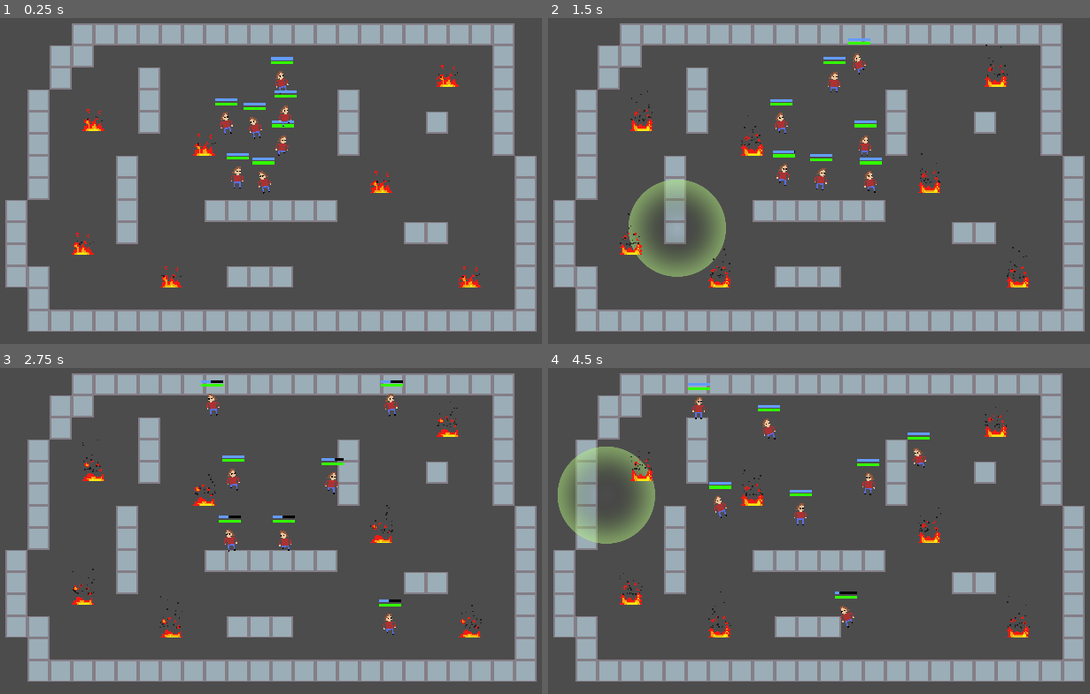
Above: before the commit, frames 1-4 (two rows, left to right).
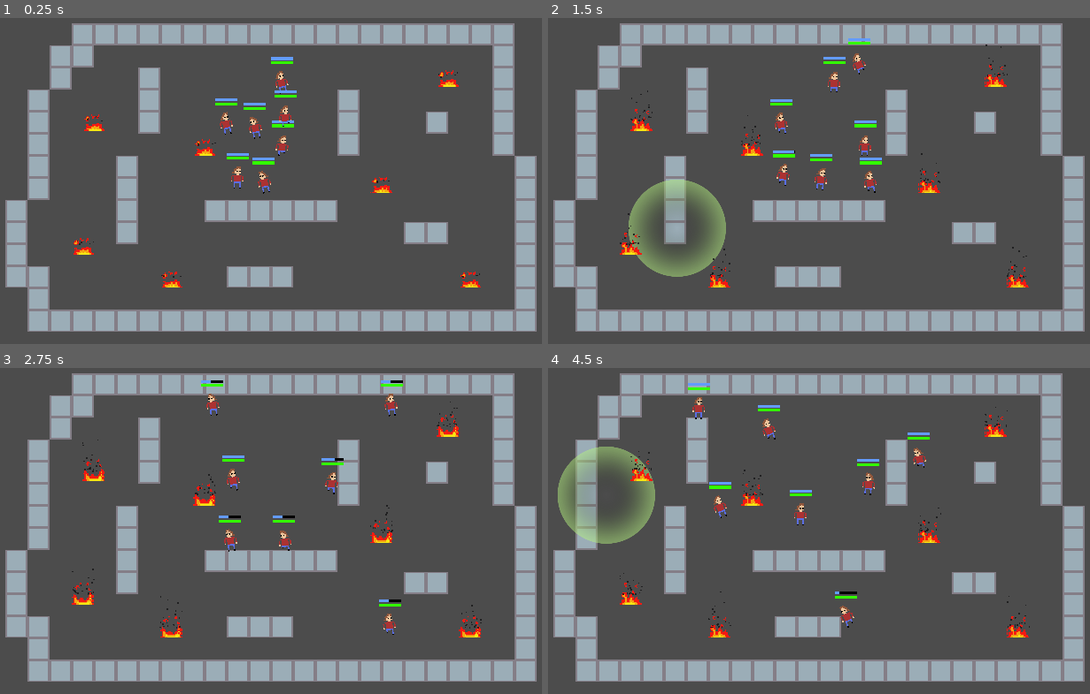
Above: after the commit, the same moments.

Repository: lukeshiner/toms
Game: Godot game, scene res://world/World.tscn
Same seed, same stepped clock (60 frames per second), same inputs: the game is played once before the commit and once after it.
Inputs (mouse positions are in pixels of both pictures, inside the frame that each line leads up to):
- Up to frame 1 (0.25 s): no input
- Up to frame 2 (1.5 s): move the mouse to (976, 187) at 0.52 s; click (976, 187) at 0.67 s; move the mouse to (678, 229) at 1.27 s; click (678, 229) at 1.42 s
- Up to frame 3 (2.75 s): move the mouse to (341, 465) at 2.02 s; click (341, 465) at 2.17 s
- Up to frame 4 (4.5 s): move the mouse to (781, 641) at 2.77 s; click (781, 641) at 2.92 s; move the mouse to (1030, 619) at 3.52 s; click (1030, 619) at 3.67 s; move the mouse to (607, 495) at 4.27 s; click (607, 495) at 4.42 s

The runs differ from the first frame. In frame 1, 0.5% of the frame differs, in the area x 13-89%, y 14-83%; in frame 2, 0.7%; in frame 3, 0.5%; in frame 4, 0.7%.

Commit message:
feat: Add danger cleanup

Diff:
--- /dev/null
+++ b/Cleanup.gd
@@ -0,0 +1,33 @@
+extends Node
+
+
+onready var progress = $ProgressLocation/CleanupProgress
+onready var cleanup = $Cleanup
+onready var timer = $CleanupTimer
+
+var cleanup_time = 3.0
+var hovered = false
+
+var danger = null
+
+func clean(object):
+	danger = object
+	cleanup.global_position = danger.global_position
+	progress.get_parent().global_position = danger.global_position
+	cleanup.visible = true
+	progress.visible = true
+	timer.start(cleanup_time)
+
+func _process(_delta):
+	if not timer.is_stopped():
+		progress.value = lerp(
+			progress.min_value, progress.max_value,
+			inverse_lerp(cleanup_time, 0, timer.time_left)
+		)
+
+
+func _on_CleanupTimer_timeout():
+	danger.queue_free()
+	danger = null
+	cleanup.visible = false
+	progress.visible = false
--- /dev/null
+++ b/cleanup/Cleanup.tscn
@@ -0,0 +1,56 @@
+[gd_scene load_steps=5 format=2]
+
+[ext_resource path="res://Cleanup.gd" type="Script" id=1]
+[ext_resource path="res://tom/health_bar_progress.png" type="Texture" id=2]
+[ext_resource path="res://cleanup/cleanup.png" type="Texture" id=3]
+
+[sub_resource type="Animation" id=9]
+resource_name = "Cleanup"
+loop = true
+tracks/0/type = "value"
+tracks/0/path = NodePath("Cleanup:rotation_degrees")
+tracks/0/interp = 2
+tracks/0/loop_wrap = true
+tracks/0/imported = false
+tracks/0/enabled = true
+tracks/0/keys = {
+"times": PoolRealArray( 0, 0.5 ),
+"transitions": PoolRealArray( 1, 1 ),
+"update": 0,
+"values": [ 0.0, -90.0 ]
+}
+
+[node name="Cleanup" type="Node"]
+script = ExtResource( 1 )
+
+[node name="Cleanup" type="Sprite" parent="."]
+rotation = -0.731356
+scale = Vector2( 0.5, 0.5 )
+texture = ExtResource( 3 )
+offset = Vector2( 16, -8 )
+
+[node name="AnimationPlayer" type="AnimationPlayer" parent="."]
+autoplay = "Cleanup"
+anims/Cleanup = SubResource( 9 )
+
+[node name="CleanupTimer" type="Timer" parent="."]
+one_shot = true
+
+[node name="ProgressLocation" type="Node2D" parent="."]
+
+[node name="CleanupProgress" type="TextureProgress" parent="ProgressLocation"]
+visible = false
+margin_left = -8.0
+margin_top = -12.9081
+margin_right = 8.0
+margin_bottom = -9.90809
+value = 50.0
+texture_under = ExtResource( 2 )
+texture_progress = ExtResource( 2 )
+tint_under = Color( 1, 1, 1, 0.427451 )
+tint_over = Color( 0, 0.505882, 1, 0 )
+tint_progress = Color( 0, 0.717647, 1, 1 )
+__meta__ = {
+"_edit_use_anchors_": false
+}
+[connection signal="timeout" from="CleanupTimer" to="." method="_on_CleanupTimer_timeout"]
--- /dev/null
+++ b/fire/Flames.gd
@@ -0,0 +1,15 @@
+extends StaticBody2D
+
+
+onready var highlight = $Highlight
+var hovered = false
+
+
+func _on_Area2D_mouse_entered():
+	highlight.visible = true
+	hovered = true
+
+
+func _on_Area2D_mouse_exited():
+	highlight.visible = false
+	hovered = false
--- a/fire/Flames.tscn
+++ b/fire/Flames.tscn
@@ -1,7 +1,8 @@
-[gd_scene load_steps=10 format=2]
+[gd_scene load_steps=12 format=2]
 
 [ext_resource path="res://fire/flames-Sheet.png" type="Texture" id=1]
 [ext_resource path="res://fire/Smoke.tscn" type="PackedScene" id=2]
+[ext_resource path="res://fire/Flames.gd" type="Script" id=3]
 
 [sub_resource type="AtlasTexture" id=1]
 atlas = ExtResource( 1 )
@@ -34,15 +35,32 @@
 [sub_resource type="RectangleShape2D" id=7]
 extents = Vector2( 5.76537, 6.6846 )
 
+[sub_resource type="RectangleShape2D" id=8]
+extents = Vector2( 8, 8 )
+
 [node name="Flames" type="StaticBody2D"]
 collision_layer = 2147483652
 collision_mask = 0
+script = ExtResource( 3 )
+
+[node name="Highlight" type="Polygon2D" parent="."]
+visible = false
+color = Color( 0.368627, 0.85098, 0.996078, 0.588235 )
+polygon = PoolVector2Array( -8, 8, -8, -8, 8, -8, 8, 8 )
 
 [node name="AnimatedSprite" type="AnimatedSprite" parent="."]
 frames = SubResource( 6 )
+frame = 1
 playing = true
 
 [node name="CollisionShape2D" type="CollisionShape2D" parent="."]
 shape = SubResource( 7 )
 
 [node name="Smoke" parent="." instance=ExtResource( 2 )]
+
+[node name="MouseOver" type="Area2D" parent="."]
+
+[node name="CollisionShape2D" type="CollisionShape2D" parent="MouseOver"]
+shape = SubResource( 8 )
+[connection signal="mouse_entered" from="MouseOver" to="." method="_on_Area2D_mouse_entered"]
+[connection signal="mouse_exited" from="MouseOver" to="." method="_on_Area2D_mouse_exited"]
--- a/tom/Tom.tscn
+++ b/tom/Tom.tscn
@@ -133,7 +133,7 @@
 visible = false
 position = Vector2( 0, -4.72471 )
 frames = SubResource( 5 )
-frame = 2
+frame = 3
 playing = true
 
 [node name="Smoke" parent="Flaming" instance=ExtResource( 16 )]
--- a/world/InputHandler.gd
+++ b/world/InputHandler.gd
@@ -2,6 +2,8 @@
 
 var ClickIndicator = preload("res://tom/ClickIndicator.tscn")
 export(float) var focus_distance = 80
+
+onready var cleanup = get_tree().current_scene.get_node("Cleanup")
 
 func click_indicator(location):
 	var instance = ClickIndicator.instance()
@@ -10,8 +12,13 @@
 
 
 func _input(event):
-	var toms = get_tree().current_scene.get_node("Toms").get_children()
 	if event is InputEventMouseButton and event.pressed:
+		var toms = get_tree().current_scene.get_node("Toms").get_children()
+		var dangers = get_tree().current_scene.get_node("Dangers").get_node("Fires").get_children()
+		for danger in dangers:
+			if danger.hovered:
+				cleanup.clean(danger)
+				return
 		click_indicator(event.position)
 		for tom in toms:
 			if tom.position.distance_to(event.position) <= focus_distance:
--- a/world/World.tscn
+++ b/world/World.tscn
@@ -1,11 +1,14 @@
-[gd_scene load_steps=5 format=2]
+[gd_scene load_steps=6 format=2]
 
 [ext_resource path="res://world/tiles.tres" type="TileSet" id=1]
 [ext_resource path="res://tom/Tom.tscn" type="PackedScene" id=2]
 [ext_resource path="res://world/InputHandler.gd" type="Script" id=3]
 [ext_resource path="res://fire/Flames.tscn" type="PackedScene" id=4]
+[ext_resource path="res://cleanup/Cleanup.tscn" type="PackedScene" id=5]
 
 [node name="World" type="Node2D"]
+
+[node name="Cleanup" parent="." instance=ExtResource( 5 )]
 
 [node name="TileMap" type="TileMap" parent="."]
 tile_set = ExtResource( 1 )
Binary file added: cleanup/cleanup.png
Not shown, added: cleanup/cleanup.png.import
